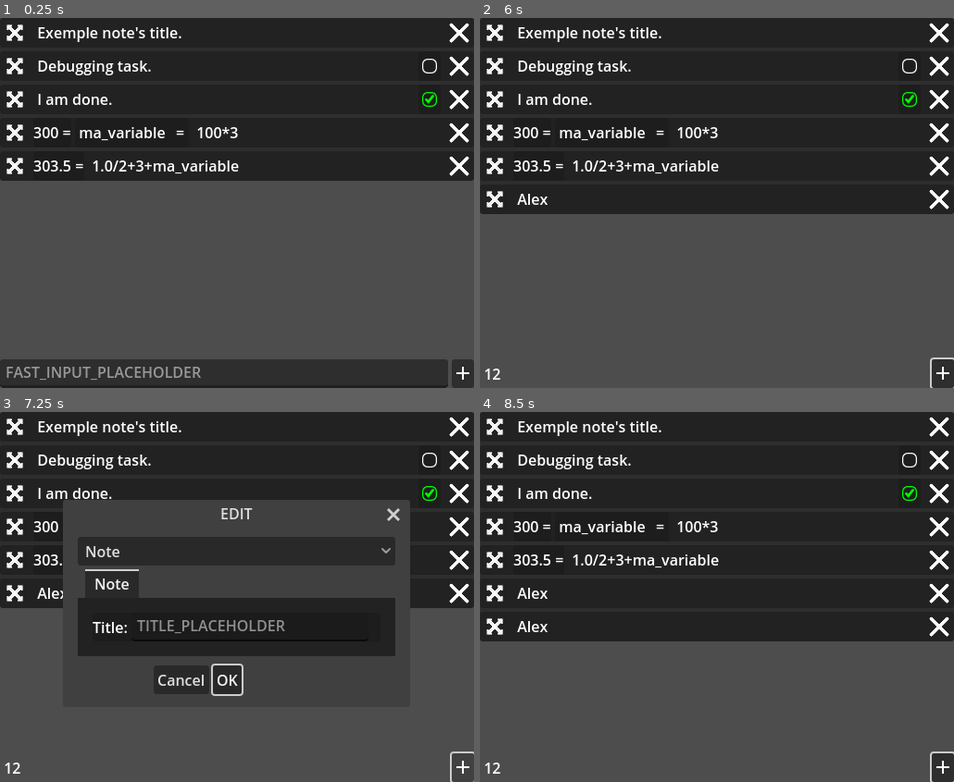
Above: before the commit, frames 1-4 (two rows, left to right).
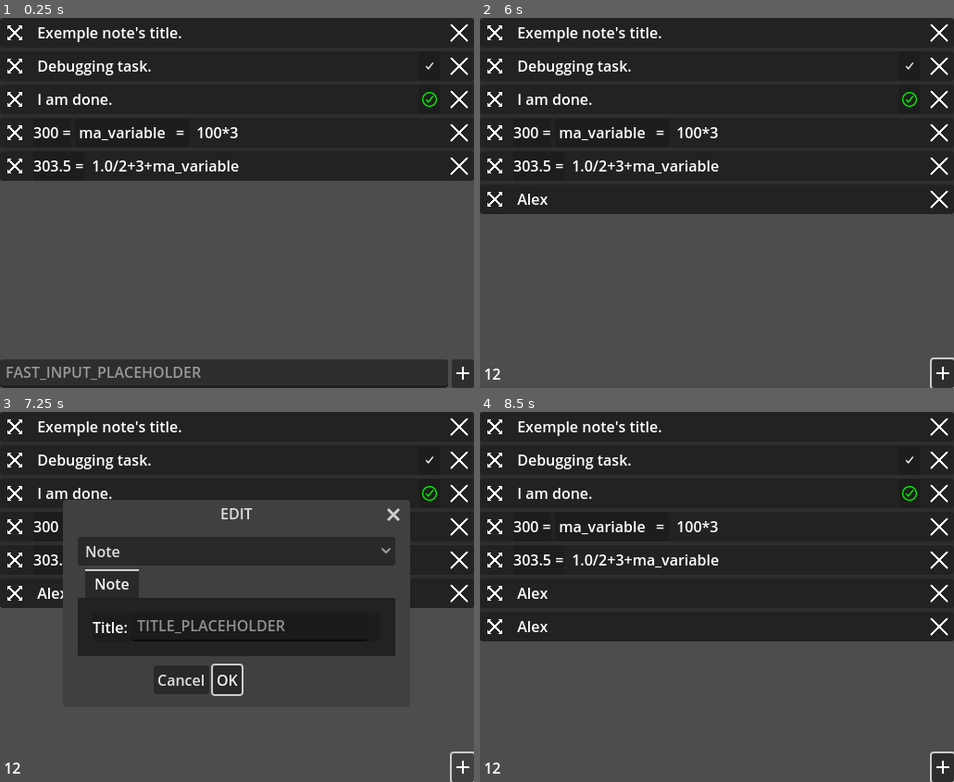
Above: after the commit, the same moments.

Repository: xorblo-doitus/Bloc-notes-plus-plus
Game: Godot game, scene res://src/app/main.tscn
Two runs of this game, one before a commit and one after it. Both use one fixed random seed, a clock stepped at 60 frames per second and the inputs below. The engine's default icon, where the game draws it, is replaced by a stand-in: a white triangle on a blue panel in a dark square.
Inputs (mouse positions are in pixels of both pictures, inside the frame that each line leads up to):
- Up to frame 1 (0.25 s): no input
- Up to frame 2 (6 s): click (702, 373) at 0.52 s; type "12" at 0.6 s; click (494, 32) at 1.27 s; click (494, 32) at 2.02 s; click (911, 66) at 2.77 s; click (911, 66) at 3.52 s; click (944, 373) at 4.25 s; click (731, 232) at 5.02 s; type "Alex" at 5.1 s; click "OK" at 5.75 s
- Up to frame 3 (7.25 s): click (464, 767) at 6.5 s
- Up to frame 4 (8.5 s): click (731, 626) at 7.27 s; type "Alex" at 7.35 s; click "OK" at 8 s

The runs differ from the first frame. In frame 1, 0.7% of the frame differs, in the area x 1-100%, y 1-43%; in frame 2, 0.8%; in frame 3, 0.8%; in frame 4, 0.9%, in the area x 1-100%, y 1-61%.

Commit message:
Improved icons

Diff:
--- a/raw_assets/images/icons/checkbox_background.svg
+++ b/raw_assets/images/icons/checkbox_background.svg
@@ -9,7 +9,7 @@
    id="svg1"
    inkscape:version="1.3.2 (091e20e, 2023-11-25, custom)"
    sodipodi:docname="checkbox_background.svg"
-   inkscape:export-filename="..\..\..\src\assets\images\icons\checked.png"
+   inkscape:export-filename="..\..\..\src\assets\images\icons\checkbox_background.png"
    inkscape:export-xdpi="96"
    inkscape:export-ydpi="96"
    xmlns:inkscape="http://www.inkscape.org/namespaces/inkscape"
@@ -33,8 +33,8 @@
      labelstyle="default"
      inkscape:clip-to-page="false"
      inkscape:zoom="22.292704"
-     inkscape:cx="9.2855492"
-     inkscape:cy="11.483578"
+     inkscape:cx="9.2631203"
+     inkscape:cy="11.528435"
      inkscape:window-width="1920"
      inkscape:window-height="991"
      inkscape:window-x="-9"
@@ -60,19 +60,9 @@
      inkscape:label="Layer 1"
      inkscape:groupmode="layer"
      id="layer1">
-    <rect
-       style="fill:none;stroke:#00ff00;stroke-width:0.529167;stroke-linecap:round;stroke-dasharray:none"
-       id="rect1"
-       width="5.8208332"
-       height="5.8208332"
-       x="0.26458332"
-       y="0.26458332"
-       rx="2.1166666"
-       sodipodi:type="rect"
-       ry="2.1166666" />
     <path
-       style="fill:none;stroke:#00ff00;stroke-width:1.05833;stroke-linecap:round;stroke-dasharray:none"
-       d="M 1.7973233,3.283523 2.6556888,4.250248 4.5526766,1.8005853"
+       style="fill:none;stroke:#ffffff;stroke-width:0.529167;stroke-linecap:round;stroke-dasharray:none"
+       d="M 1.7973233,3.3583144 2.6556888,4.3250394 4.5526766,1.8753767"
        id="path1" />
   </g>
   <metadata
--- a/raw_assets/images/icons/checked.svg
+++ b/raw_assets/images/icons/checked.svg
@@ -8,8 +8,8 @@
    version="1.1"
    id="svg1"
    inkscape:version="1.3.2 (091e20e, 2023-11-25, custom)"
-   sodipodi:docname="checkbox_background.svg"
-   inkscape:export-filename="..\..\..\src\assets\images\icons\checkbox_background.png"
+   sodipodi:docname="checked.svg"
+   inkscape:export-filename="..\..\..\src\assets\images\icons\checked.png"
    inkscape:export-xdpi="96"
    inkscape:export-ydpi="96"
    xmlns:inkscape="http://www.inkscape.org/namespaces/inkscape"
@@ -33,8 +33,8 @@
      labelstyle="default"
      inkscape:clip-to-page="false"
      inkscape:zoom="22.292704"
-     inkscape:cx="9.2855492"
-     inkscape:cy="11.483578"
+     inkscape:cx="9.2631203"
+     inkscape:cy="11.528435"
      inkscape:window-width="1920"
      inkscape:window-height="991"
      inkscape:window-x="-9"
@@ -60,16 +60,16 @@
      inkscape:label="Layer 1"
      inkscape:groupmode="layer"
      id="layer1">
-    <rect
-       style="fill:none;stroke:#ffffff;stroke-width:0.529167;stroke-linecap:round;stroke-dasharray:none"
-       id="rect1"
-       width="5.8208332"
-       height="5.8208332"
-       x="0.26458332"
-       y="0.26458332"
-       rx="2.1166666"
-       sodipodi:type="rect"
-       ry="2.1166666" />
+    <path
+       style="fill:none;stroke:#00ff00;stroke-width:0.529167;stroke-linecap:round;stroke-dasharray:none"
+       d="M 1.7973235,3.3583147 2.655689,4.3250397 4.5526768,1.875377"
+       id="path1" />
+    <circle
+       style="fill:none;stroke:#00ff00;stroke-width:0.529166;stroke-linecap:round;stroke-dasharray:none;stroke-dashoffset:0"
+       id="path2"
+       cx="3.1750002"
+       cy="3.1750002"
+       r="2.9104168" />
   </g>
   <metadata
      id="metadata1">
--- a/raw_assets/images/icons/delete.svg
+++ b/raw_assets/images/icons/delete.svg
@@ -34,7 +34,7 @@
      labelstyle="default"
      inkscape:clip-to-page="false"
      inkscape:zoom="1.393294"
-     inkscape:cx="212.08732"
+     inkscape:cx="212.08733"
      inkscape:cy="165.79415"
      inkscape:window-width="1920"
      inkscape:window-height="991"
@@ -50,7 +50,7 @@
      inkscape:groupmode="layer"
      id="layer1">
     <path
-       style="fill:none;stroke:#ffffff;stroke-width:8.46667;stroke-linecap:round;stroke-dasharray:none"
+       style="fill:none;stroke:#ffffff;stroke-width:4.23333328;stroke-linecap:round;stroke-dasharray:none"
        d="M 15.906154,16.031175 51.827178,51.952199"
        id="path7" />
     <use
--- a/raw_assets/images/icons/grab.svg
+++ b/raw_assets/images/icons/grab.svg
@@ -33,15 +33,15 @@
      borderlayer="true"
      labelstyle="default"
      inkscape:clip-to-page="false"
-     inkscape:zoom="1.9704153"
-     inkscape:cx="127.38431"
-     inkscape:cy="173.05996"
+     inkscape:zoom="5.5731761"
+     inkscape:cx="114.83578"
+     inkscape:cy="107.12025"
      inkscape:window-width="1920"
      inkscape:window-height="991"
      inkscape:window-x="-9"
      inkscape:window-y="-9"
      inkscape:window-maximized="1"
-     inkscape:current-layer="layer1"
+     inkscape:current-layer="g1"
      showgrid="false" />
   <defs
      id="defs1" />
@@ -57,8 +57,8 @@
          id="g1"
          style="stroke:#ffffff">
         <path
-           style="fill:none;stroke:#ffffff;stroke-width:4.23333;stroke-linecap:round;stroke-dasharray:none;stroke-opacity:1"
-           d="M 35.983331,33.866666 V 13.456417 l 3.698574,3.698574"
+           style="fill:none;stroke:#ffffff;stroke-width:2.11667;stroke-linecap:round;stroke-dasharray:none;stroke-opacity:1"
+           d="M 34.857861,32.808334 V 12.398085 l 3.698574,3.698574"
            id="path1"
            sodipodi:nodetypes="ccc" />
         <use
@@ -66,8 +66,9 @@
            y="0"
            xlink:href="#path1"
            id="use1"
-           transform="matrix(-1,0,0,1,67.733332,0)"
-           style="stroke:#ffffff" />
+           transform="matrix(-1,0,0,1,67.66619,3.790028e-8)"
+           style="stroke:#ffffff"
+           inkscape:label="use1" />
       </g>
       <use
          x="0"
@@ -84,6 +85,13 @@
        id="use3"
        transform="rotate(90,33.866666,33.866666)"
        style="stroke:#ffffff" />
+    <rect
+       style="fill:#ffffff;stroke:none;stroke-width:2.11668;stroke-linecap:round;stroke-dasharray:none"
+       id="rect1"
+       width="5.6367807"
+       height="5.6367779"
+       x="31.048275"
+       y="31.048279" />
   </g>
   <metadata
      id="metadata1">
--- a/raw_assets/images/icons/insert.svg
+++ b/raw_assets/images/icons/insert.svg
@@ -33,9 +33,9 @@
      borderlayer="true"
      labelstyle="default"
      inkscape:clip-to-page="false"
-     inkscape:zoom="1.9704153"
-     inkscape:cx="94.396345"
-     inkscape:cy="107.08403"
+     inkscape:zoom="0.98520765"
+     inkscape:cx="-8.1201156"
+     inkscape:cy="212.13802"
      inkscape:window-width="1920"
      inkscape:window-height="991"
      inkscape:window-x="-9"
@@ -49,16 +49,16 @@
      inkscape:label="Layer 1"
      inkscape:groupmode="layer"
      id="layer1">
-    <path
-       style="fill:none;stroke:#ffffff;stroke-width:8.46666656;stroke-linecap:round;stroke-dasharray:none;stroke-linejoin:round"
-       d="m 33.866666,55.033335 v -50.8 L 16.364441,21.73556"
-       id="path1" />
     <use
        x="0"
        y="0"
        xlink:href="#path1"
        id="use1"
        transform="matrix(-1,0,0,1,67.733332,0)" />
+    <path
+       style="fill:none;stroke:#ffffff;stroke-width:4.23333;stroke-linecap:round;stroke-linejoin:round;stroke-dasharray:none"
+       d="M 33.866666,52.916367 V 2.1163674 L 16.364441,19.618592"
+       id="path1" />
   </g>
   <metadata
      id="metadata1">
--- a/src/gui/displaying_notes/note_display/widgets/task_done.tscn
+++ b/src/gui/displaying_notes/note_display/widgets/task_done.tscn
@@ -14,3 +14,4 @@
 layout_mode = 2
 theme_override_icons/checked = ExtResource("3_be7ob")
 theme_override_icons/unchecked = ExtResource("4_ux0qn")
+expand_icon = true
Binary file changed: src/assets/images/icons/checkbox_background.png
Binary file changed: src/assets/images/icons/checked.png
Binary file changed: src/assets/images/icons/delete.png
Binary file changed: src/assets/images/icons/grab.png
Binary file changed: src/assets/images/icons/insert.png
